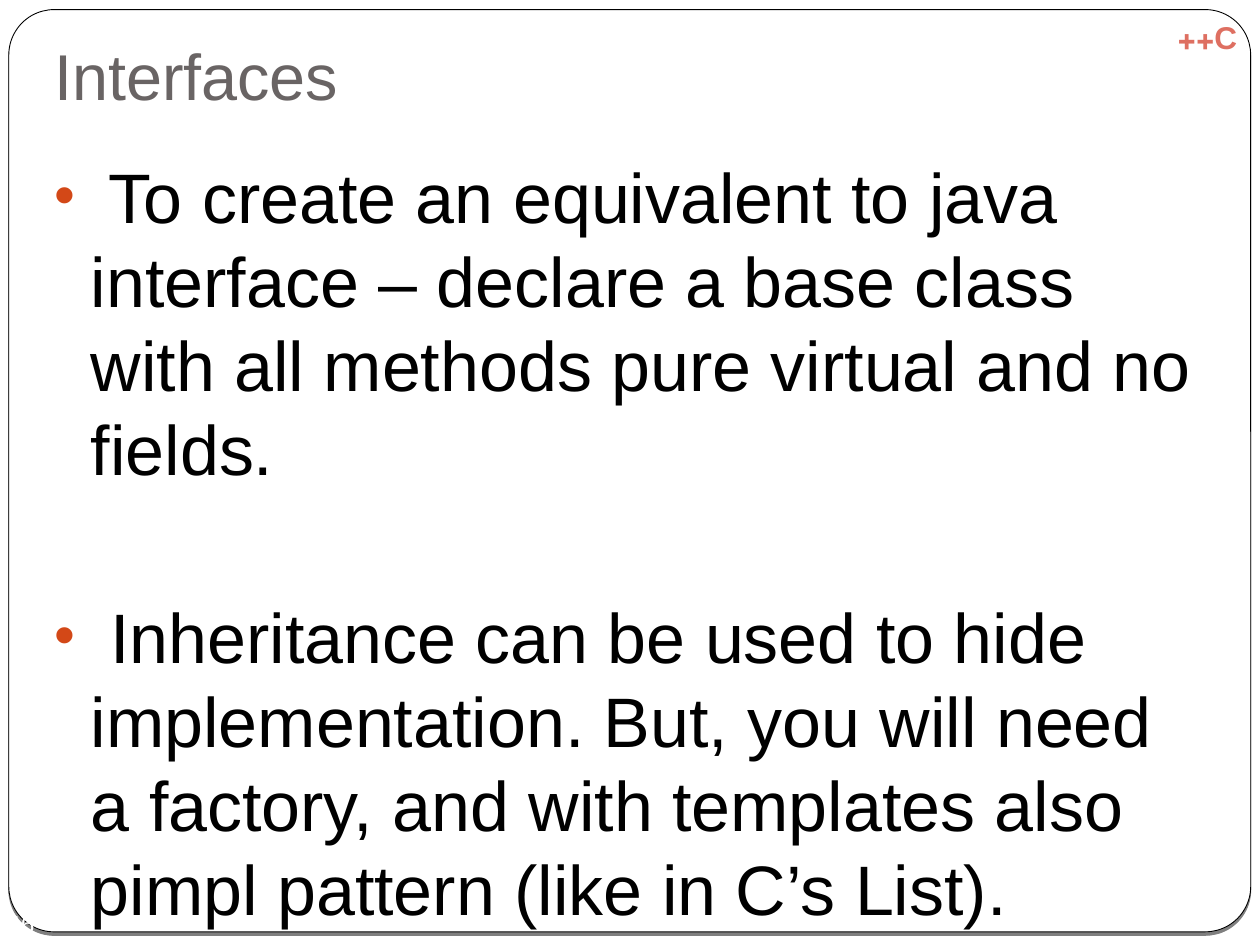
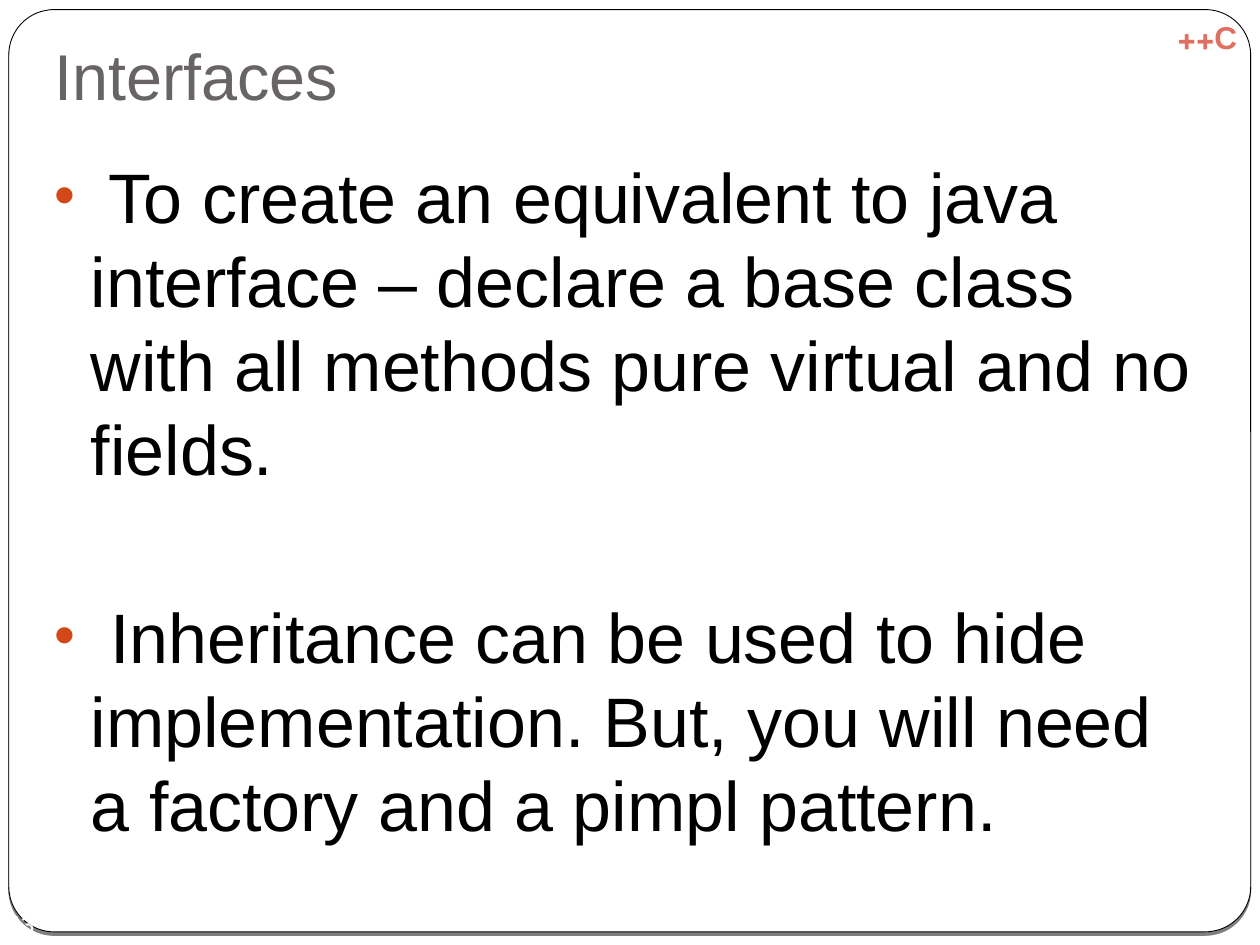
Before and after one commit to cpp-at-ariel/cpp-5779, a slide deck: slide 43 of 06-inheritance/slides-virtual.odp (slide 46 before the commit). Drawn at 1260x945 pixels with LibreOffice and Linux fonts; fonts in the diff are those of the drawing. Boxes give left, top, right and bottom in pixels: in the first picture for what was removed or moved away, otherwise in the second. Text is boxed around its words. In the diff, an @@ line names an element or a change of style, - is before the commit and + after.

```diff
--- a/06-inheritance/slides-virtual.odp
+++ b/06-inheritance/slides-virtual.odp
@@ text at (x1=91, y1=612, x2=1152, y2=844): text changed @@
-• Inheritance can be used to hide implementation. But, you will need a factory, and with templates also pimpl pattern (like in C’s List).
+• Inheritance can be used to hide implementation. But, you will need a factory and a pimpl pattern.
@@ page number at (x1=7, y1=914, x2=34, y2=931): text changed @@
-46
+43
```
Also in this commit, not shown: 18 other slides changed, 1 slide added, 2 slides removed, 3 other files.
